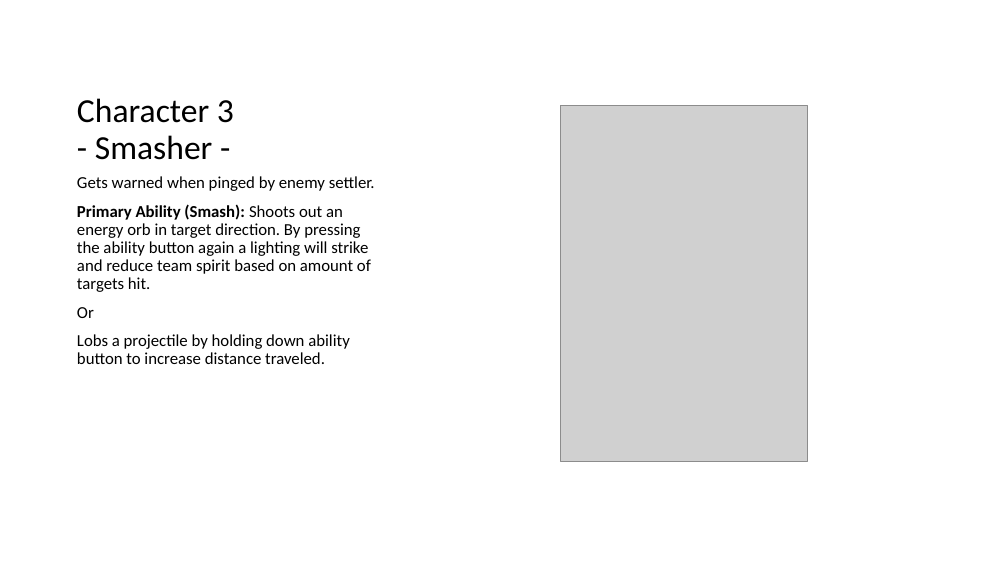
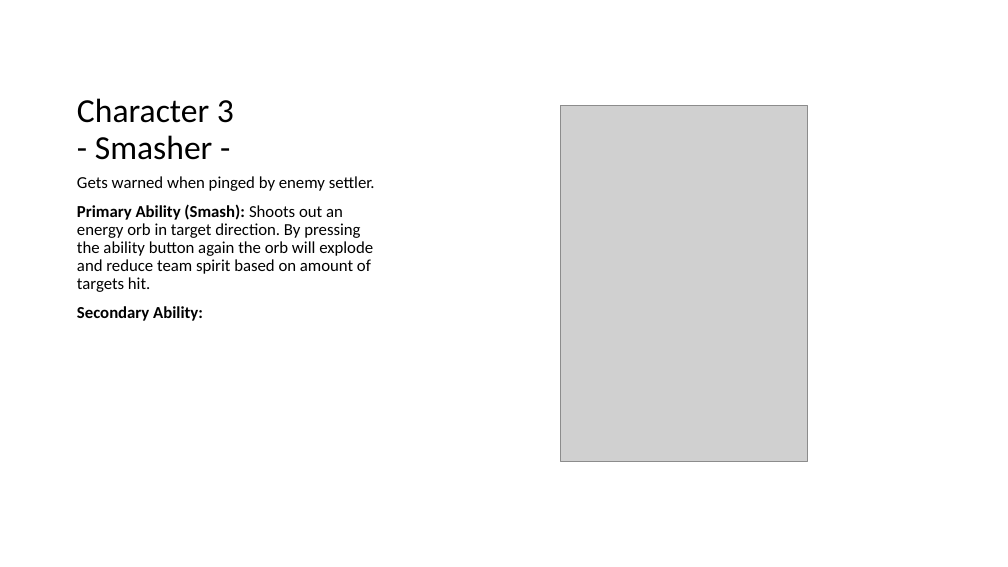
Before and after one commit to Piglettank/WomboCombo, a slide deck: slide 10 of Phase 2 - Writing down the details.pptx. Drawn at 1008x567 pixels with LibreOffice and Linux fonts; fonts in the diff are those of the drawing; grey boxes stand for pictures. Boxes give left, top, right and bottom in pixels: in the first picture for what was removed or moved away, otherwise in the second. Text is boxed around its words. In the diff, an @@ line names an element or a change of style, - is before the commit and + after.

```diff
--- a/Phase 2 - Writing down the details.pptx
+++ b/Phase 2 - Writing down the details.pptx
@@ text at bbox=[77, 204, 373, 321]: text changed @@
-Primary Ability (Smash): Shoots out an energy orb in target direction. By pressing the ability button again a lighting will strike and reduce team spirit based on amount of targets hit.
-Or
-Lobs a projectile by holding down ability button to increase distance traveled.
+Primary Ability (Smash): Shoots out an energy orb in target direction. By pressing the ability button again the orb will explode and reduce team spirit based on amount of targets hit.
+Secondary Ability:
```
Also in this commit, not shown: 5 other slides changed, 2 slides added, 2 other files.
